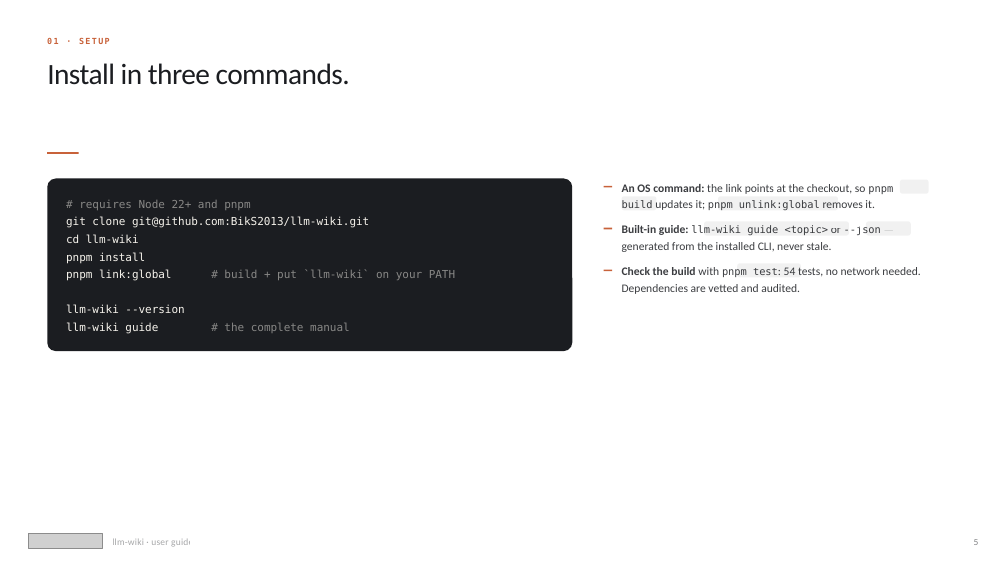
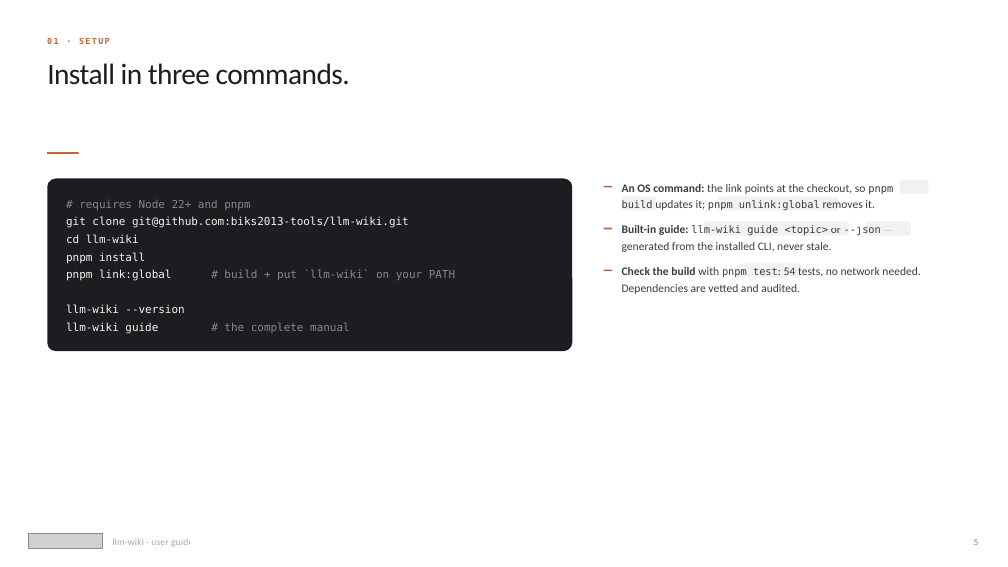
Before and after one commit to BikS2013/llm-wiki, a slide deck: slide 5 of docs/presentations/llm-wiki-user-guide.pptx. Drawn at 1008x567 pixels with LibreOffice and Linux fonts; fonts in the diff are those of the drawing; grey boxes stand for pictures. Boxes give left, top, right and bottom in pixels: in the first picture for what was removed or moved away, otherwise in the second. Text is boxed around its words. In the diff, an @@ line names an element or a change of style, - is before the commit and + after.

```diff
--- a/docs/presentations/llm-wiki-user-guide.pptx
+++ b/docs/presentations/llm-wiki-user-guide.pptx
@@ text at box(66, 200, 455, 334): text changed @@
-# requires Node 22+ and pnpm
-git clone git@github.com:BikS2013/llm-wiki.git
-cd llm-wiki
-pnpm install
-pnpm link:global # build + put `llm-wiki` on your PATH
-llm-wiki --version
-llm-wiki guide # the complete manual
+# requires Node 22+ and pnpm
+git clone git@github.com:biks2013-tools/llm-wiki.git
+cd llm-wiki
+pnpm install
+pnpm link:global # build + put `llm-wiki` on your PATH
+llm-wiki --version
+llm-wiki guide # the complete manual
```
Also in this commit, not shown: 2 other slides changed, 27 other files.
